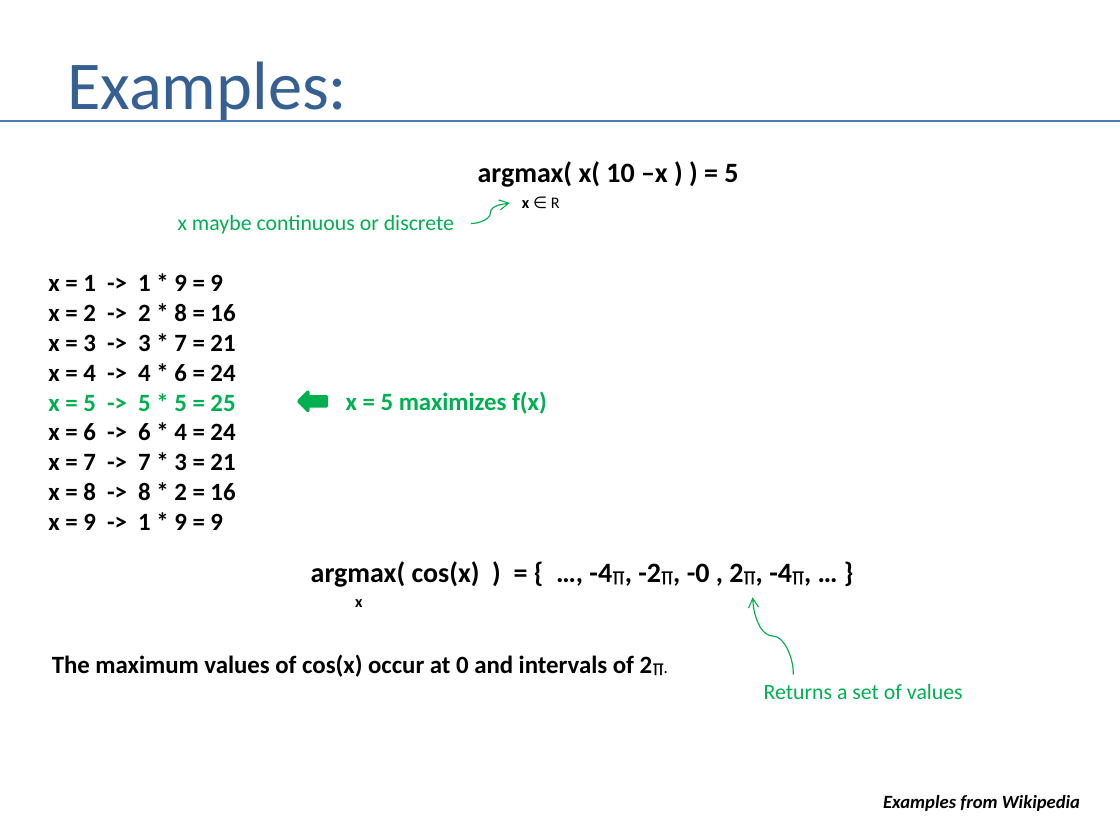
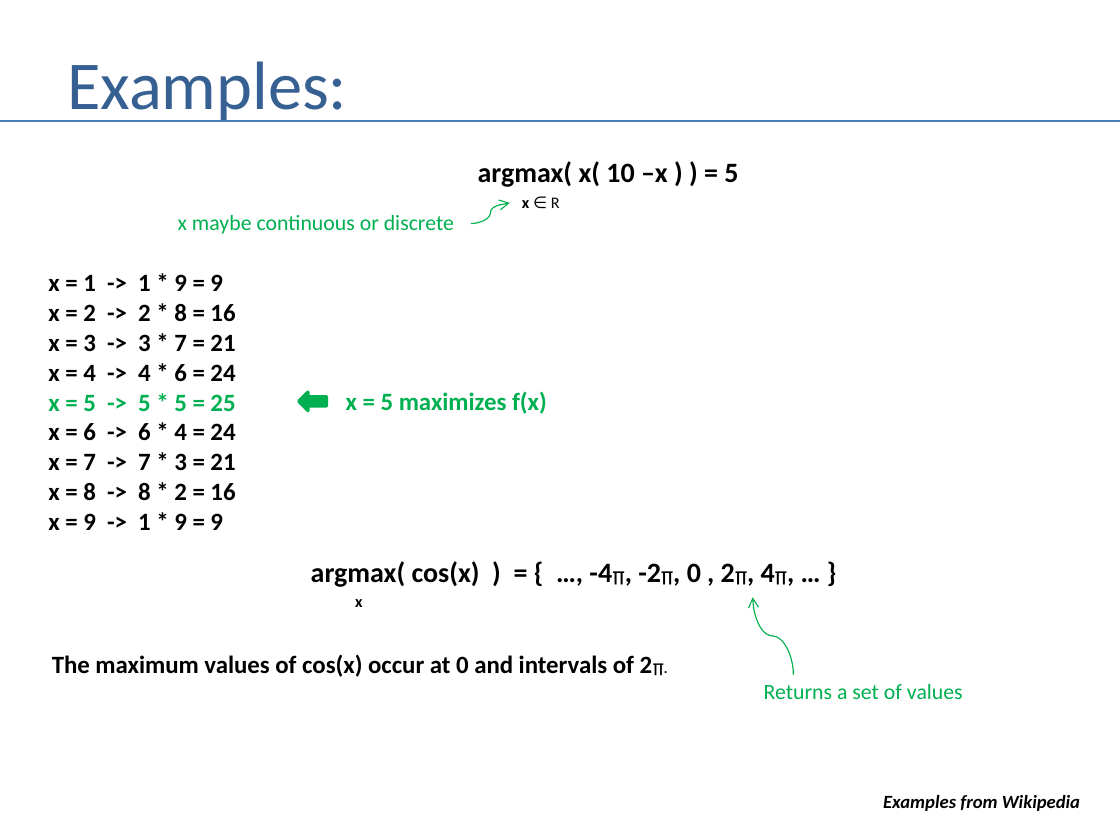
Before and after one commit to andrewferlitsch/Portland-Data-Science-Group, a slide deck: slide 4 of Presentations/Stats - ArgMax.pptx. Drawn at 1120x840 pixels with LibreOffice and Linux fonts; fonts in the diff are those of the drawing. Boxes give left, top, right and bottom in pixels: in the first picture for what was removed or moved away, otherwise in the second. Text is boxed around its words. In the diff, an @@ line names an element or a change of style, - is before the commit and + after.

Commit message:
fix typos in argmax

```diff
--- a/Presentations/Stats - ArgMax.pptx
+++ b/Presentations/Stats - ArgMax.pptx
@@ text at <box>311,561,775,587</box>: text changed @@
-argmax( cos(x) ) = { …, -4∏, -2∏, -0 , 2∏, -4∏, … }
+argmax( cos(x) ) = { …, -4∏, -2∏, 0 , 2∏, 4∏, … }
```
Also in this commit, not shown: 2 other slides changed.
